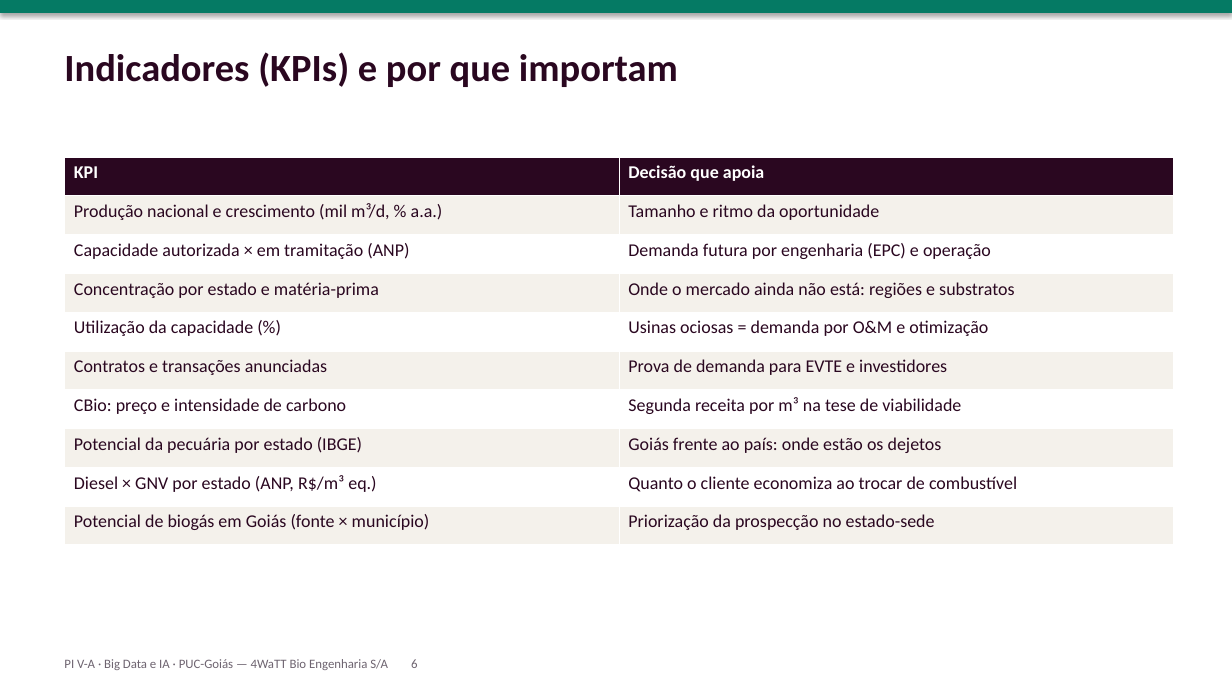
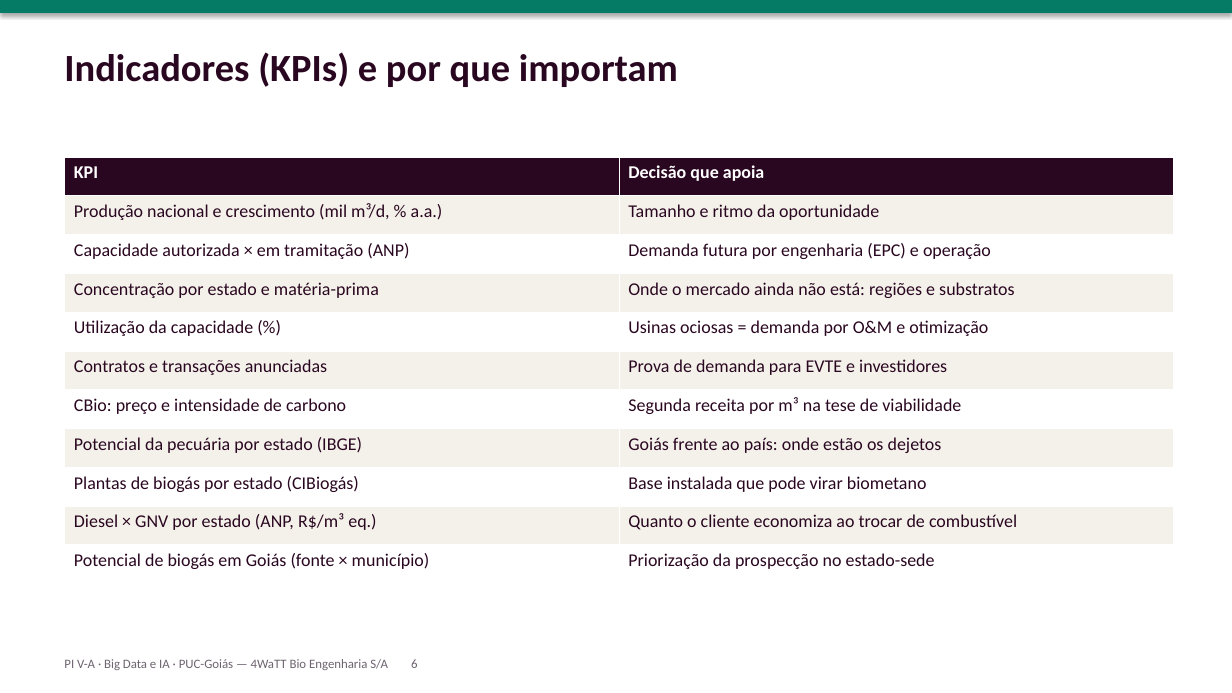
Before and after one commit to NathanC16/Radar-Econ-mico-do-Biometano, a slide deck: slide 6 of apresentacao/apresentacao_oral.pptx. Drawn at 1232x693 pixels with LibreOffice and Linux fonts; fonts in the diff are those of the drawing. Boxes give left, top, right and bottom in pixels: in the first picture for what was removed or moved away, otherwise in the second. Text is boxed around its words. In the diff, an @@ line names an element or a change of style, - is before the commit and + after.

Commit message:
Nova fonte: CIBiogás (plantas de biogás por estado e no Brasil, Panoramas 2023–2025)

```diff
--- a/apresentacao/apresentacao_oral.pptx
+++ b/apresentacao/apresentacao_oral.pptx
@@ table at bbox=[65, 157, 1174, 584] @@
+row 9: Plantas de biogás por estado (CIBiogás) | Base instalada que pode virar biometano
```
Also in this commit, not shown: 3 other slides changed, 15 other files.
